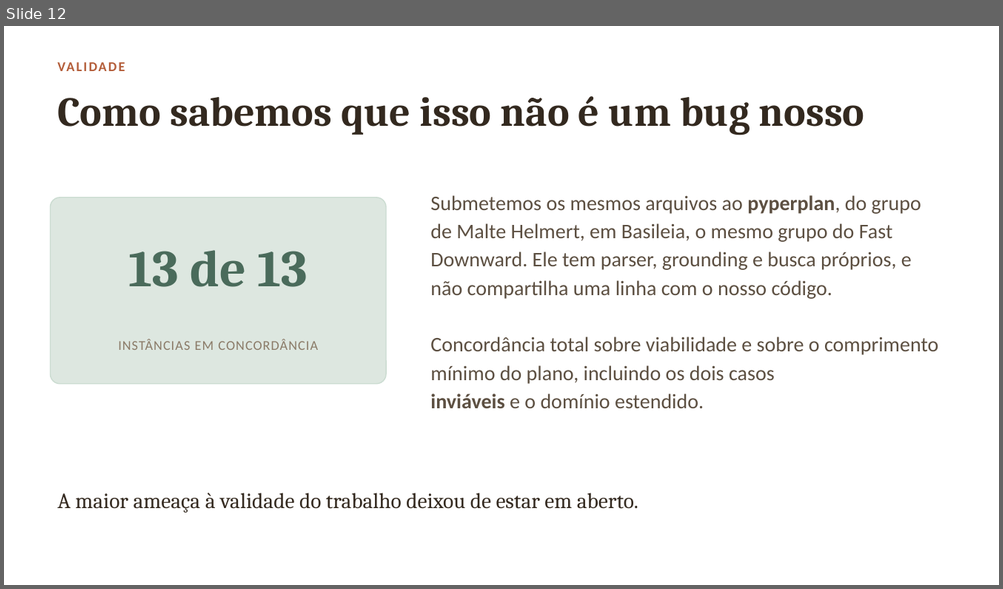
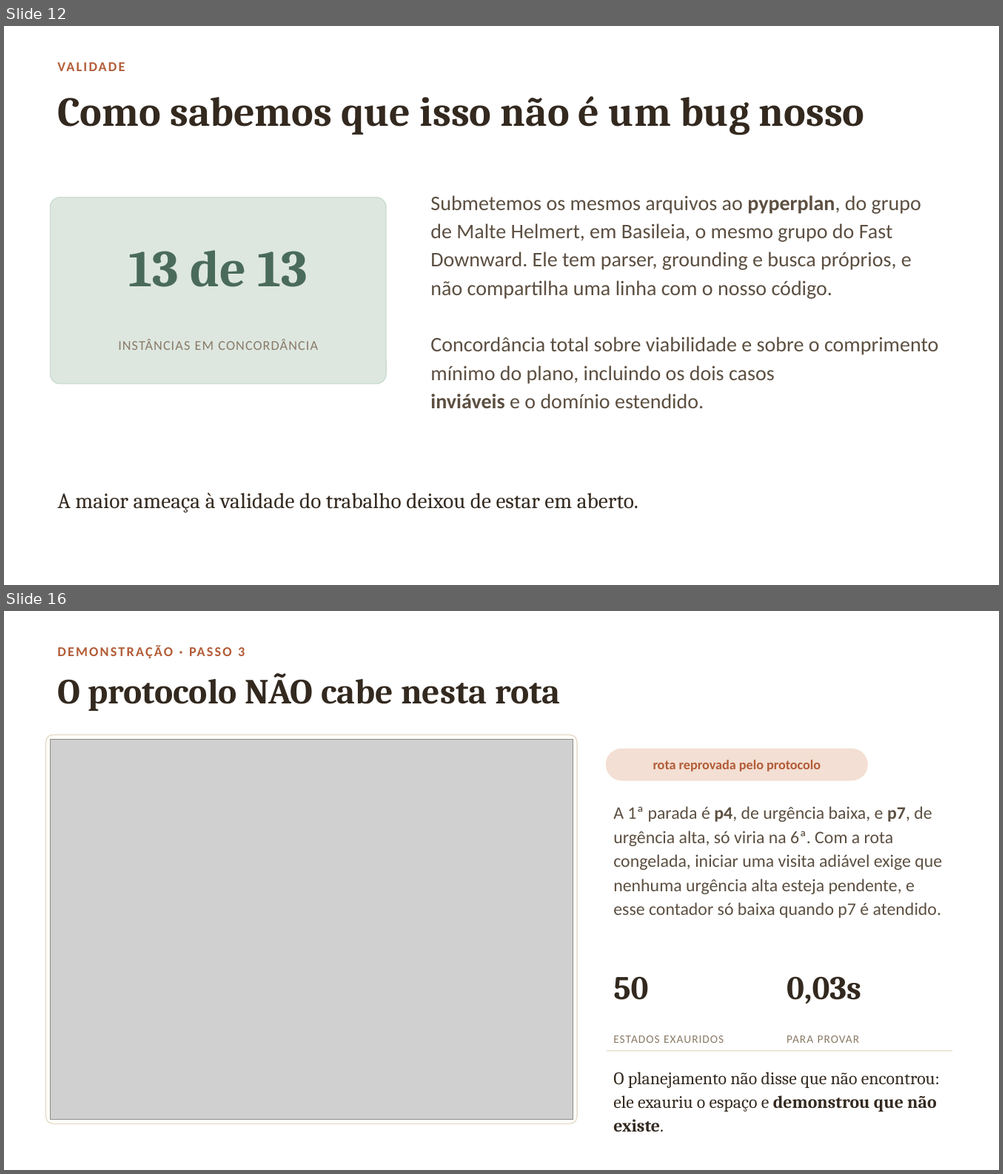
Before and after one commit to extreme500/PCI-Saude-GrupoB, a slide deck: apresentacao/3/apresentacao-final.pptx. Shown one above the other, each under a label of ours: slide 12 before the commit, slides 12 and 16 after it; the slides between them are not shown. The pictures are 1003x589 and 1003x1174 pixels, drawn with LibreOffice and Linux fonts; fonts in the diff are those of the drawing; grey boxes stand for pictures; background and template pictures are left out. Boxes give left, top, right and bottom in pixels: in the first picture for what was removed or moved away, otherwise in the second. Text is boxed around its words. In the diff, an @@ line names an element or a change of style, - is before the commit and + after.

```diff
--- a/apresentacao/3/apresentacao-final.pptx
+++ b/apresentacao/3/apresentacao-final.pptx
@@ slide 16 added at <box>4,611,999,1170</box>, background picture (left out) @@
@@ text added at <box>238,647,244,656</box>, 13 pt, text #B35C38, bold @@
+DEMONSTRAÇÃO · PASSO 3
@@ text added at <box>57,673,560,711</box>, 34 pt, text #33291F, bold @@
+O protocolo NÃO cabe nesta rota
@@ rounded rectangle added at <box>45,735,577,1125</box>, fill #FFFDF8, outline #E6DCCB 1 pt @@
@@ picture added at <box>51,739,572,1120</box> @@
@@ rounded rectangle added at <box>606,749,868,780</box>, fill #F3DFD3, outline #F3DFD3 1 pt @@
@@ text added at <box>653,760,820,772</box>, 13 pt, text #B35C38, bold @@
+rota reprovada pelo protocolo
@@ text added at <box>613,806,942,918</box>, 17 pt, text #5C4F41 @@
+A 1ª parada é p4, de urgência baixa, e p7, de urgência alta, só viria na 6ª. Com a rota congelada, iniciar uma visita adiável exige que nenhuma urgência alta esteja pendente, e esse contador só baixa quando p7 é atendido.
@@ text added at <box>613,977,648,1000</box>, 32 pt, text #33291F, bold @@
+50
@@ text added at <box>786,977,861,1004</box>, 32 pt, text #33291F, bold @@
+0,03s
@@ line added from (606, 1051) to (952, 1051), #E6DCCB 1 pt @@
@@ text added at <box>613,1036,723,1043</box>, 11 pt, text #8A7A67 @@
+ESTADOS EXAURIDOS
@@ text added at <box>786,1036,859,1043</box>, 11 pt, text #8A7A67 @@
+PARA PROVAR
@@ text added at <box>613,1072,939,1132</box>, 17 pt, text #33291F @@
+O planejamento não disse que não encontrou: ele exauriu o espaço e demonstrou que não existe.
```
Also in this commit, not shown: 6 other slides added, 1 slide removed, 9 other files.
